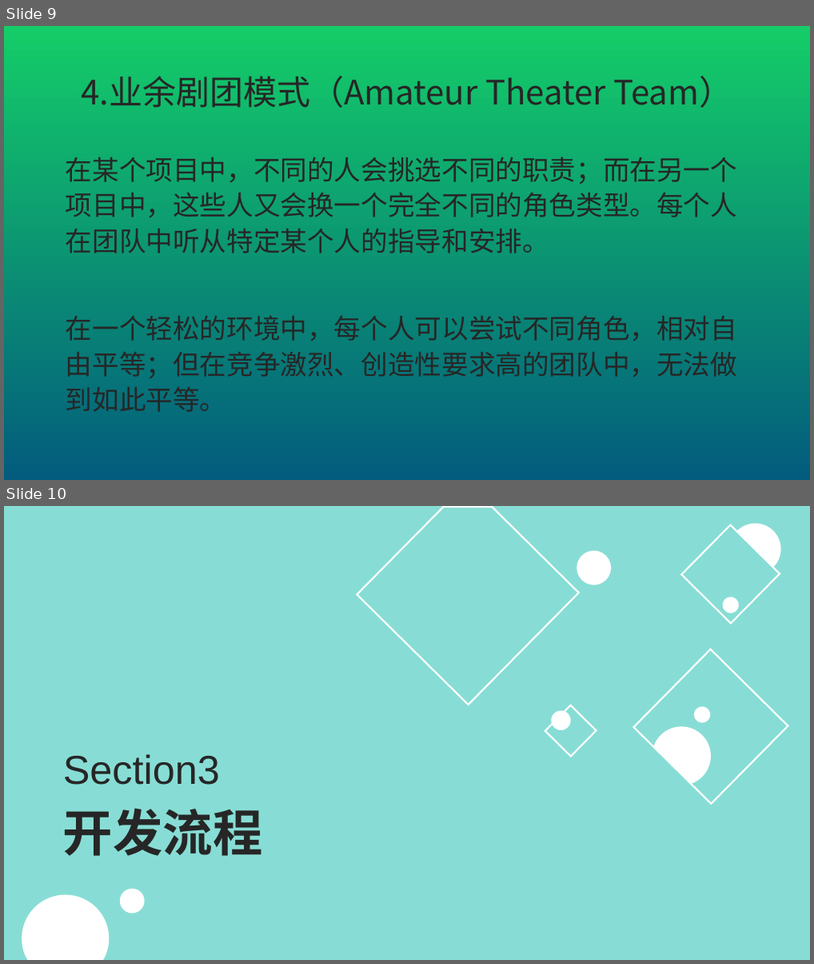
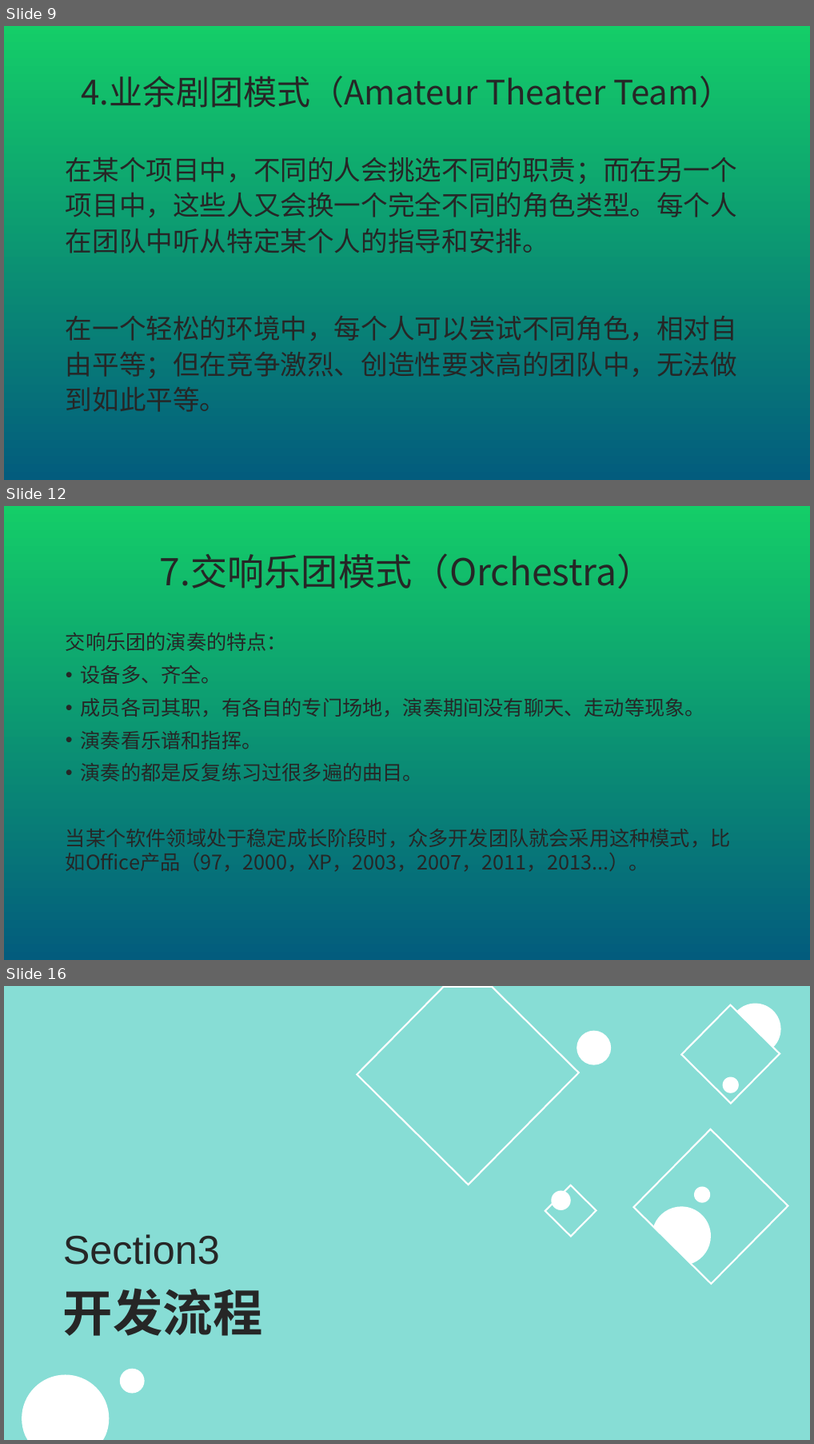
Before and after one commit to JFBabyHorse/learngit-and-BWESE, a slide deck: chapter5 团队和流程.pptx. Shown one above the other, each under a label of ours: slides 9 and 10 before the commit, slides 9, 12 and 16 after it; the slides between them are not shown. The pictures are 814x964 and 814x1444 pixels, drawn with LibreOffice and Linux fonts; fonts in the diff are those of the drawing. Boxes give left, top, right and bottom in pixels: in the first picture for what was removed or moved away, otherwise in the second. Text is boxed around its words. In the diff, an @@ line names an element or a change of style, - is before the commit and + after.

```diff
--- a/chapter5 团队和流程.pptx
+++ b/chapter5 团队和流程.pptx
@@ slide 12 added at (4, 506, 810, 960), background gradient #14CD68 to #035C7D @@
@@ title added at (160, 553, 654, 588), 44 pt, text #262626 @@
+7.交响乐团模式（Orchestra）
@@ text added at (66, 632, 731, 871), 24 pt, text #262626 @@
+交响乐团的演奏的特点：
+• 设备多、齐全。
+• 成员各司其职，有各自的专门场地，演奏期间没有聊天、走动等现象。
+• 演奏看乐谱和指挥。
+• 演奏的都是反复练习过很多遍的曲目。
+当某个软件领域处于稳定成长阶段时，众多开发团队就会采用这种模式，比如Office产品（97，2000，XP，2003，2007，2011，2013...）。
@@ what was slide 10 is now slide 16 @@
```
Also in this commit, not shown: 5 other slides added.
